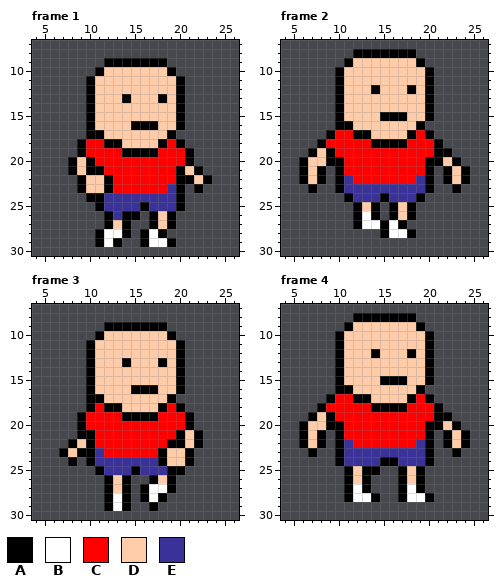
Two states of a pixel-art file, characters/sprites/zee2/zee2-walk.aseprite. This is how it looked before the edit.
32x32 pixels, 4 frames. Shown: frame 1: x 4..26, y 7..30; frame 2: x 4..26, y 7..30; frame 3: x 4..26, y 7..30; frame 4: x 4..26, y 7..30.
Visible layers, top first: "head", "arms", "legs", "body".
Palette (. is transparent): A #000000  B #ffffff  C #ff0000  D #ffccaa  E #3b3299
Pixels before, frame 1, first column x 8:
 9 ....AAAAAAA.....
10 ...ADDDDDDDA....
11 ..ADDDDDDDDDA...
12 ..ADDDDDDDDDA...
13 ..ADDDADDDADA...
14 ..ADDDDDDDDDA...
15 ..ADDDDDDDDDA...
16 ..ADDDDAAADDA...
17 ..AADDDDDDDA....
18 .ACCAADDDDACA...
19 .ACCCCAAAACCCA..
20 ADACCCCCCCCCCA..
21 ADAACCCCCCCCADA.
22 .ADDACCCCCCCAADA
23 .ADDACCCCCCEA.A.
24 ..AAEEEEEEEEA...
25 ...AEEEEAEEEA...
26 ....AEAA.ADA....
27 ....ADA..ADA....
28 ...ABBA.ABA.....
29 ...ABA..ABBA....
Pixels before, frame 2, first column x 6:
 8 ......AAAAAAA......
 9 .....ADDDDDDDA.....
10 ....ADDDDDDDDDA....
11 ....ADDDDDDDDDA....
12 ....ADDDADDDADA....
13 ....ADDDDDDDDDA....
14 ....ADDDDDDDDDA....
15 ....ADDDDAAADDA....
16 ....AADDDDDDDA.....
17 ...ACCAADDDDACA....
18 ..ACCCCCAAAACCCA...
19 .ADACCCCCCCCCCCAA..
20 ADDAACCCCCCCCCAADA.
21 ADA.ACCCCCCCCCA.ADA
22 ADA.AECCCCCCCEA.ADA
23 .A..AEEEEEEEEEA..A.
24 .....AEEEAEEEA.....
25 ......ADA.ADA......
26 ......ABA.ADA......
27 ......ABBABA.......
28 .........ABBA......
Pixels before, frame 3, first column x 7:
 9 .....AAAAAAA....
10 ....ADDDDDDDA...
11 ...ADDDDDDDDDA..
12 ...ADDDDDDDDDA..
13 ...ADDDADDDADA..
14 ...ADDDDDDDDDA..
15 ...ADDDDDDDDDA..
16 ...ADDDDAAADDA..
17 ...AADDDDDDDA...
18 ...ACAADDDDACA..
19 ..ACCCCAAAACCCA.
20 ..ACCCCCCCCCCCA.
21 ..AACCCCCCCCCADA
22 .ADACCCCCCCCAADA
23 ADAAECCCCCCADDA.
24 .A.AEEEEEEEADDA.
25 ....AEEEAEEEAA..
26 .....ADA..ADA...
27 .....ADA.ABBA...
28 .....ABA.ABA....
29 .....ABA..A.....
Pixels before, frame 4, first column x 6:
 8 ......AAAAAAA......
 9 .....ADDDDDDDA.....
10 ....ADDDDDDDDDA....
11 ....ADDDDDDDDDA....
12 ....ADDDADDDADA....
13 ....ADDDDDDDDDA....
14 ....ADDDDDDDDDA....
15 ....ADDDDAAADDA....
16 ....AADDDDDDDA.....
17 ...ACCAADDDDACA....
18 ..ACCCCCAAAACCCA...
19 .ADACCCCCCCCCCCAA..
20 ADDAACCCCCCCCCAADA.
21 ADA.ACCCCCCCCCA.ADA
22 ADA.AECCCCCCCEA.ADA
23 .A..AEEEEEEEEEA..A.
24 ....AEEEEAAEEEA....
25 .....ADAA..ADA.....
26 .....ADA...ADA.....
27 .....ABA...ABA.....
28 .....ABBA..ABBA....
New version:
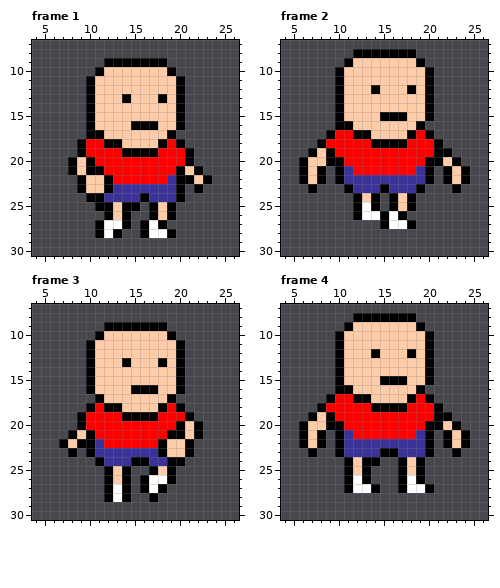
Difference:
layer "Flattened" added
layer "body" removed
layer "legs" removed
layer "arms" removed
layer "head" removed
Frame 1:
Colour A is added in row 27 at x 11 and 16; in row 28 at x 19.
Colour A replaces colour B in row 28 at x 13.
Colour A replaces colour D in row 27 at x 18.
Colour A replaces colour E in row 24 at x 16; in row 25 at x 12, 14 to 15, 17 and 19.
Colour B replaces colour A in row 27 at x 12 and 17; in row 28 at x 18.
Colour B replaces colour D in row 27 at x 13.
Colour D replaces colour E in row 25 at x 13 and 18; in row 26 at x 13.
Colour E replaces colour C in row 22 at x 19; in row 23 at x 13 to 18.
Colour A is gone in row 25 at x 16 and 20; in row 26 at x 15; in row 27 at x 19; in row 28 at x 14; in row 29 at x 11, 13, 16 and 19.
Colour B is gone in row 29 at x 12 and 17 to 18.
Frame 2:
Colour A is added in row 26 at x 15; in row 27 at x 18.
Colour A replaces colour D in row 26 at x 17.
Colour A replaces colour E in row 23 at x 11, 15 and 19; in row 24 at x 12, 14, 16 and 18.
Colour B replaces colour A in row 26 at x 14 and 16; in row 27 at x 17.
Colour B replaces colour D in row 25 at x 13.
Colour D replaces colour E in row 24 at x 13 and 17.
Colour E replaces colour C in row 21 at x 11 and 19; in row 22 at x 12 to 18.
Colour A is gone in row 23 at x 10 and 20; in row 24 at x 11, 15 and 19; in row 26 at x 18; in row 27 at x 12; in row 28 at x 15 and 18.
Colour B is gone in row 27 at x 13 to 14; in row 28 at x 16 to 17.
Frame 3:
Colour A is added in row 20 at x 22; in row 21 at x 8; in row 22 at x 7; in row 26 at x 16.
Colour A replaces colour B in row 27 at x 18; in row 28 at x 17.
Colour A replaces colour C in row 20 at x 20; in row 21 at x 19; in row 22 at x 18.
Colour A replaces colour D in row 22 at x 9 and 21; in row 23 at x 8; in row 24 at x 19 to 20.
Colour A replaces colour E in row 24 at x 11 and 15 to 16; in row 25 at x 12, 14 and 17.
Colour B replaces colour A in row 26 at x 17.
Colour B replaces colour D in row 26 at x 18; in row 27 at x 13.
Colour D replaces colour A in row 20 at x 21; in row 21 at x 9; in row 22 at x 8 and 19 to 20.
Colour D replaces colour E in row 25 at x 13 and 18.
Colour E replaces colour A in row 24 at x 18.
Colour E replaces colour C in row 22 at x 11; in row 23 at x 12 to 17.
Colour A is gone in row 17 at x 10; in row 22 at x 22; in row 23 at x 7 and 9; in row 24 at x 8, 10 and 21; in row 25 at x 11, 15 and 20; in row 27 at x 19.
Colour A is gone in row 28 at x 16 and 18; in row 29 at x 12, 14 and 17.
Colour B is gone in row 29 at x 13.
Colour E is gone in row 25 at x 16.
Frame 4:
Colour A is added in row 27 at x 14 and 20.
Colour A replaces colour E in row 23 at x 15 to 16; in row 24 at x 11, 13 to 14, 17 and 19.
Colour B replaces colour A in row 27 at x 13 and 19.
Colour B replaces colour D in row 26 at x 12 and 18.
Colour D replaces colour E in row 24 at x 12 and 18.
Colour E replaces colour C in row 21 at x 11 and 19; in row 22 at x 12 to 18.
Colour A is gone in row 24 at x 10, 15 to 16 and 20; in row 25 at x 14; in row 28 at x 11, 14, 17 and 20.
Colour B is gone in row 28 at x 12 to 13 and 18 to 19.
Boxes around the changes in both pictures, in picture pixels (x1, y1, x2, y2):
changed: (95, 175, 185, 247)
changed: (335, 166, 434, 238)
changed: (59, 394, 203, 511)
changed: (335, 430, 434, 502)
